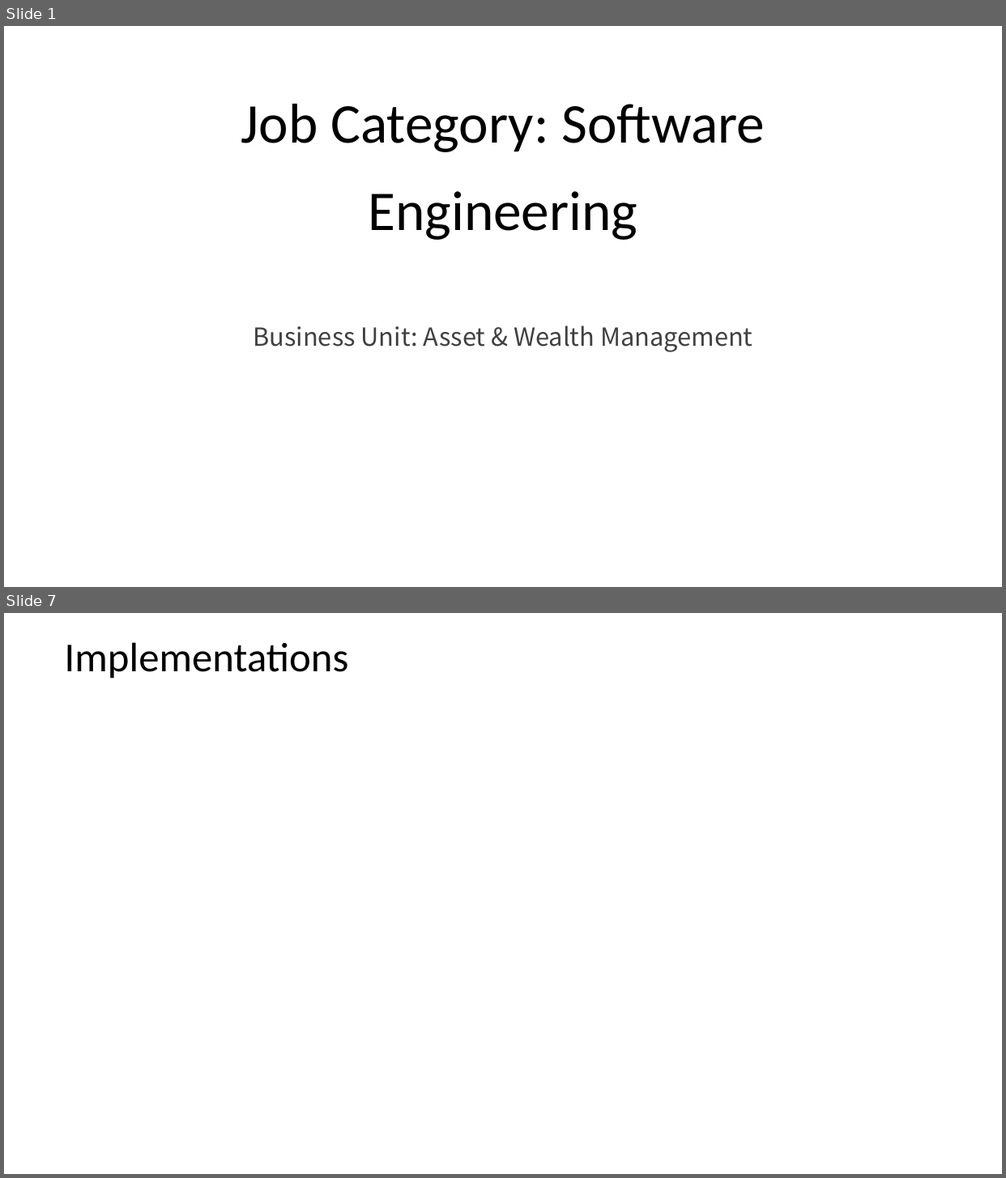
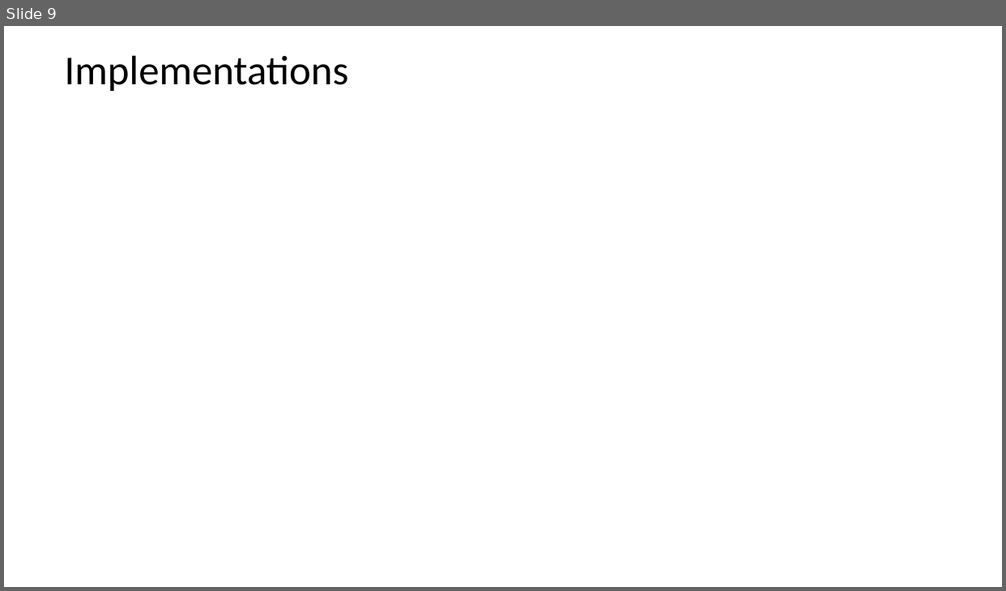
Before and after one commit to girish-thetechieguy/wealth-management-platform, a slide deck: jpm-wm-project-execution/2_Design/JPM_presentation.pptx. Shown one above the other, each under a label of ours: slides 1 and 7 before the commit, slide 9 after it; the slides between them are not shown. The pictures are 1006x1178 and 1006x591 pixels, drawn with LibreOffice and Linux fonts; fonts in the diff are those of the drawing. Boxes give left, top, right and bottom in pixels: in the first picture for what was removed or moved away, otherwise in the second. Text is boxed around its words. In the diff, an @@ line names an element or a change of style, - is before the commit and + after.

```diff
--- a/jpm-wm-project-execution/2_Design/JPM_presentation.pptx
+++ b/jpm-wm-project-execution/2_Design/JPM_presentation.pptx
@@ slide 1 removed at (4,26,1002,587), background #FFFFFF @@
@@ title removed at (241,104,765,240) @@
-Job Category: Software Engineering
@@ subtitle removed at (253,326,752,352) @@
-Business Unit: Asset & Wealth Management
@@ what was slide 7 is now slide 9 @@
```
Also in this commit, not shown: 2 slides changed, 6 slides added, 3 other slides removed, 39 other files.
